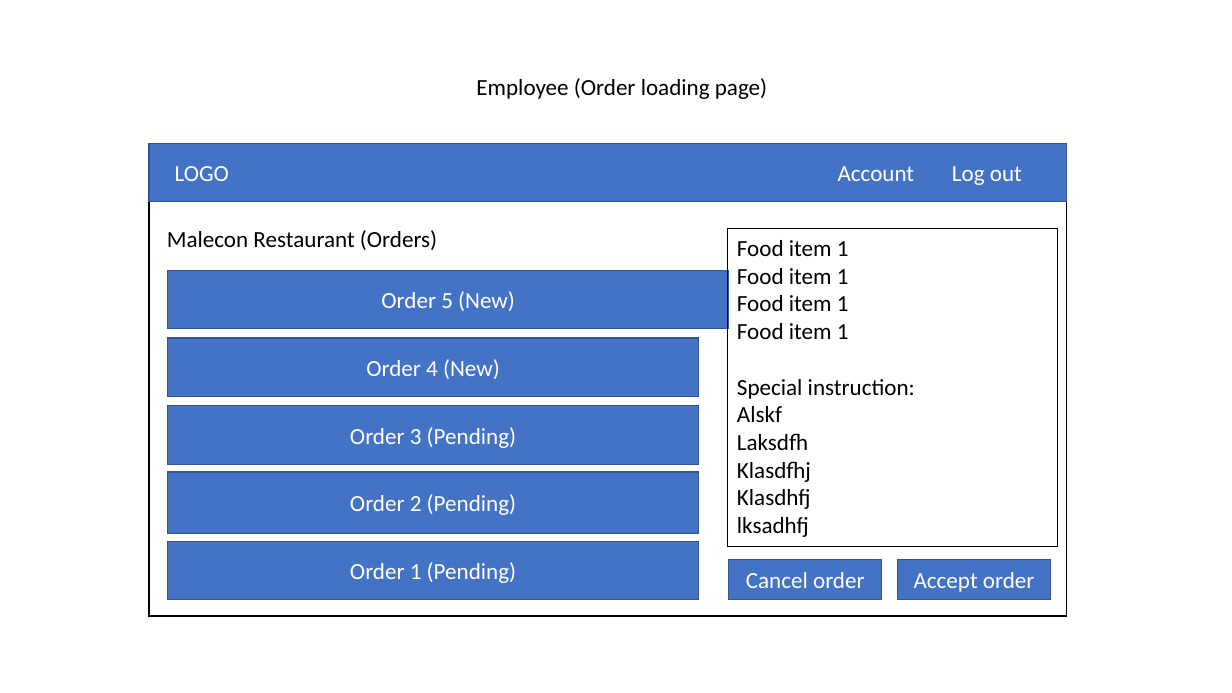
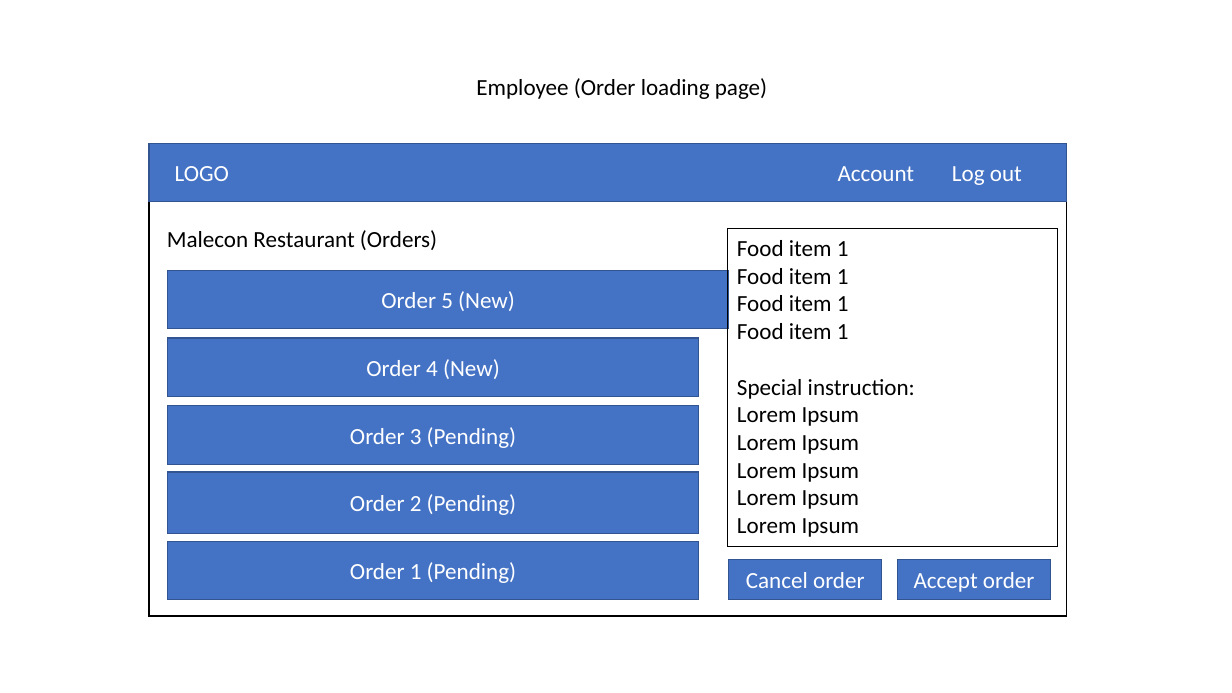
Before and after one commit to sNirajan/CFOS, a slide deck: slide 9 of ACS_3909_ProjectPPT.pptx. Drawn at 1232x693 pixels with LibreOffice and Linux fonts; fonts in the diff are those of the drawing. Boxes give left, top, right and bottom in pixels: in the first picture for what was removed or moved away, otherwise in the second. Text is boxed around its words. In the diff, an @@ line names an element or a change of style, - is before the commit and + after.

```diff
--- a/ACS_3909_ProjectPPT.pptx
+++ b/ACS_3909_ProjectPPT.pptx
@@ text in rectangle at (737, 407, 859, 537): text changed @@
-Alskf
-Laksdfh
-Klasdfhj
-Klasdhfj
-lksadhfj
+Lorem Ipsum
+Lorem Ipsum
+Lorem Ipsum
+Lorem Ipsum
+Lorem Ipsum
```
Also in this commit, not shown: 5 other slides changed.
